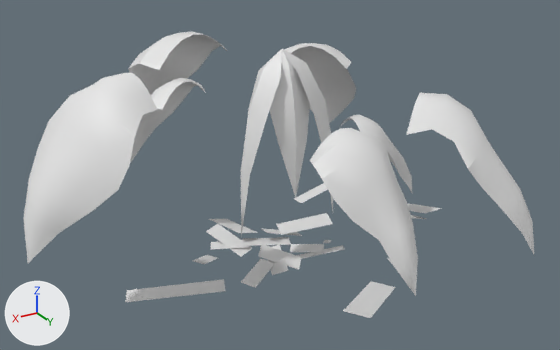
An edit to the OBJ model game/assets/models/plants/SM_Plant_PhilodendronTerrestrial_Leaf.obj, drawn before and after from the same camera.
Before and after are seen from a 50 mm camera at (2.08, 3.45, 2.24) aimed at (-0.02, -0.05, 0.49). Arrows for +X, +Y and +Z are at lower left; the lights stay in place. The first picture is the older version. Where no turn or scale is listed for an object, it has been applied to the vertices. Vertices at exactly the same position are counted once.

The scene before the commit, as lines of its bpy script (objects in view):
```python
me_sm_plant_philodendronterrestrial_leaf = bpy.data.meshes.new('SM_Plant_PhilodendronTerrestrial_Leaf')
me_sm_plant_philodendronterrestrial_leaf.from_pydata(...)  # 461 vertices, 622 faces; spans x -1.1..1.47, y -1.56..1.13, z -0.07..1.24
ob_sm_plant_philodendronterrestrial_leaf = bpy.data.objects.new('SM_Plant_PhilodendronTerrestrial_Leaf', me_sm_plant_philodendronterrestrial_leaf)
ob_sm_plant_philodendronterrestrial_leaf.location = (0.0, 0.0, 0.0)
```
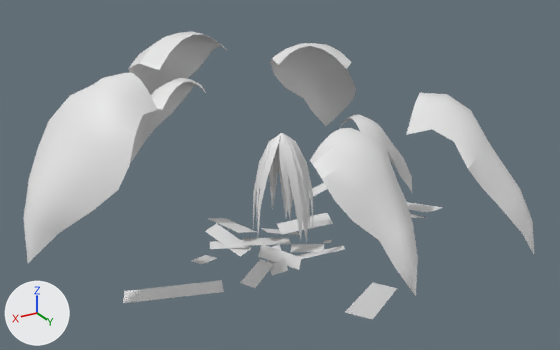
Pixel boxes (x1, y1, x2, y2) of what changed, in the pictures (560 x 350 px):
'SM_Plant_PhilodendronTerrestrial_Leaf', reshaped: before (23, 31, 535, 318); after (23, 31, 535, 320)
part 1 of me_sm_plant_philodendronterrestrial_leaf, cut back: before (125, 49, 441, 318); after (123, 133, 443, 320)

Edits to the bpy script that builds the scene:
```text
Change me_sm_plant_philodendronterrestrial_leaf:
    used by ob_sm_plant_philodendronterrestrial_leaf; location = (0.0, 0.0, 0.0)
    remove me_sm_plant_philodendronterrestrial_leaf.from_pydata(...)  # 461 vertices, 622 faces; spans x -1.1..1.47, y -1.56..1.13, z -0.07..1.24
    add me_sm_plant_philodendronterrestrial_leaf.from_pydata(...)  # 551 vertices, 730 faces; spans x -1.12..1.47, y -1.56..1.13, z -0.07..1.24
    me_sm_plant_philodendronterrestrial_leaf part 1
    1 vertex is removed from x 0.0, y 0.0, z 1.24
    6 faces are deleted
    5 vertices in x -0.95..-0.54, y -0.42..0.2, z 0.01..0.09 move by (-0.01, 0.0, 0.0)
    4 vertices in x -0.5..0.16, y 0.43..0.84, z 0.0..0.14 move by (0.0, 0.01, 0.0)
    4 vertices in x -1.1..-0.9, y -0.36..0.24, z -0.06..0.15 move by (-0.02, 0.0, 0.0)
    4 vertices in x -0.9..-0.44, y -0.58..-0.43, z -0.04..0.11 move by (-0.01, -0.01, 0.0)
    3 vertices in x 0.49..0.99, y -0.02..0.27, z 0.03..0.07 move by (0.01, 0.0, 0.0)
    3 vertices in x -0.98..-0.72, y -0.46..0.22, z -0.07..0.14 move by (-0.02, -0.01, 0.0)
    43 vertices move from x -0.45..0.94, y -0.66..0.95, z -0.05..1.18 to x -0.46..0.95, y -0.67..0.97, z -0.05..0.73
    91 vertices are added at x -0.16..0.15, y -0.16..0.18, z 0.12..0.77
    114 new faces join them
```
